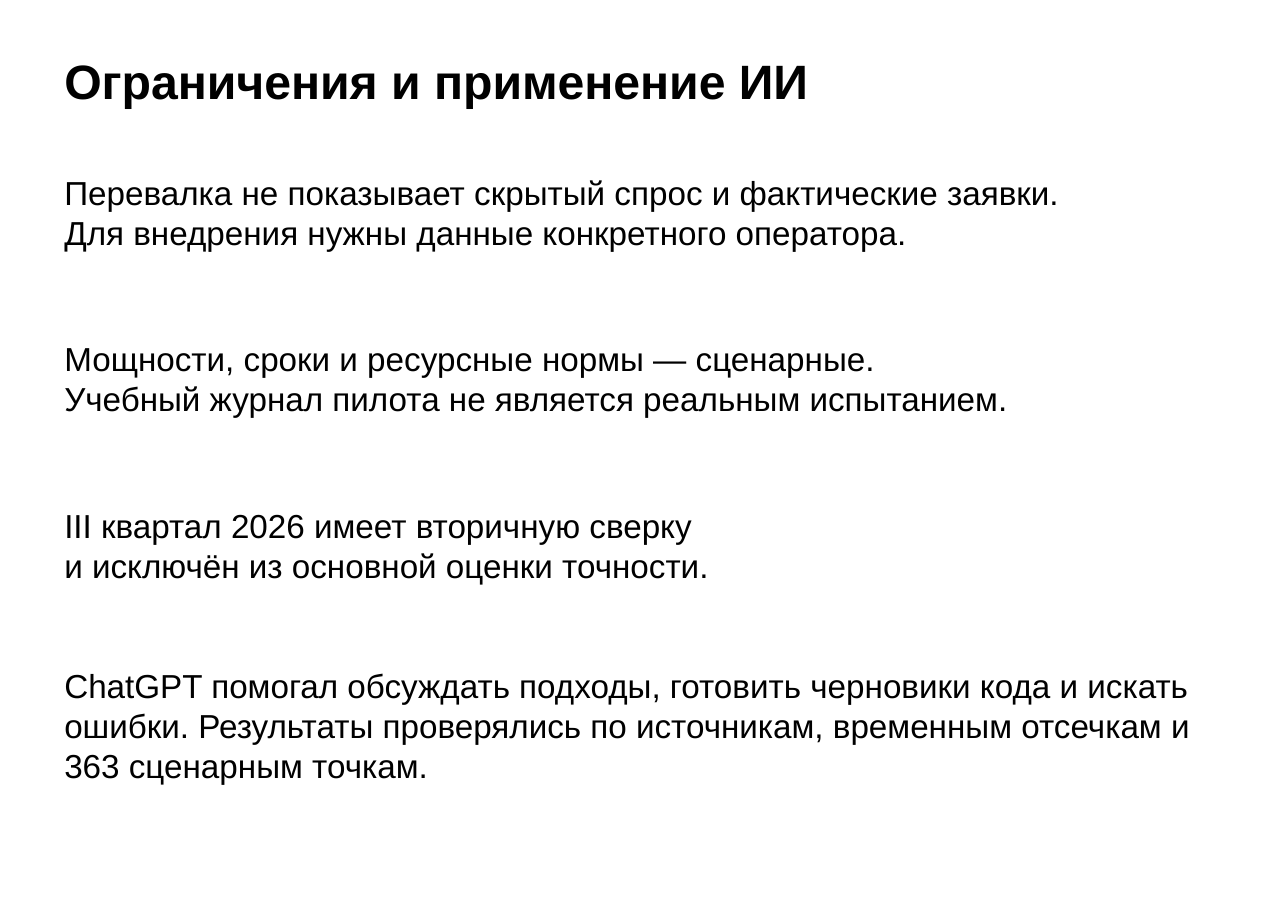
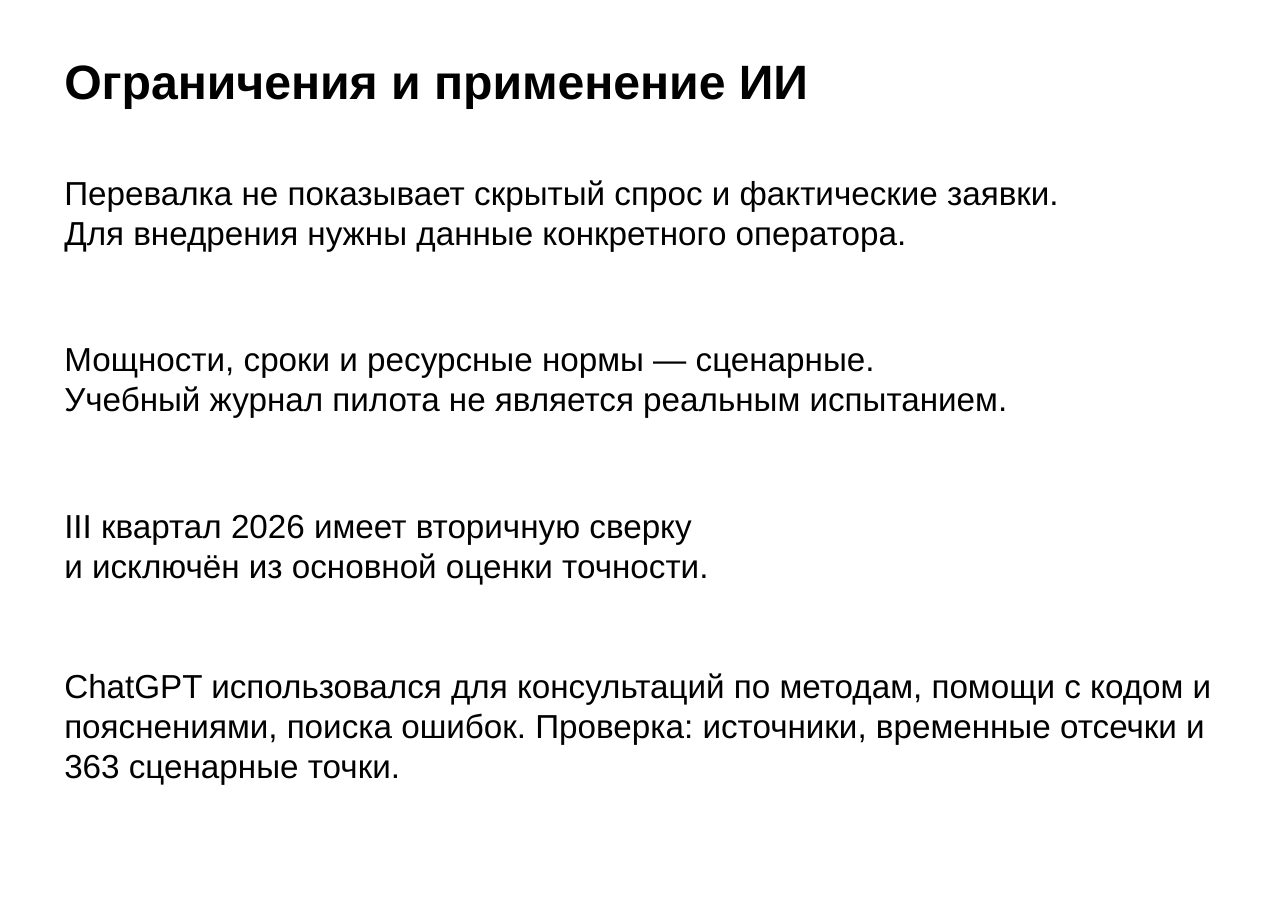
Before and after one commit to Maximoff35/mai-transport-forecast, a slide deck: slide 7 of 02 Защита/Защита.pptx. Drawn at 1288x911 pixels with LibreOffice and Linux fonts; fonts in the diff are those of the drawing. Boxes give left, top, right and bottom in pixels: in the first picture for what was removed or moved away, otherwise in the second. Text is boxed around its words. In the diff, an @@ line names an element or a change of style, - is before the commit and + after.

```diff
--- a/02 Защита/Защита.pptx
+++ b/02 Защита/Защита.pptx
@@ text at [64,673,1212,785]: text changed @@
-ChatGPT помогал обсуждать подходы, готовить черновики кода и искать ошибки. Результаты проверялись по источникам, временным отсечкам и 363 сценарным точкам.
+ChatGPT использовался для консультаций по методам, помощи с кодом и пояснениями, поиска ошибок. Проверка: источники, временные отсечки и 363 сценарные точки.
```
Also in this commit, not shown: 3 other slides changed, 22 other files.
